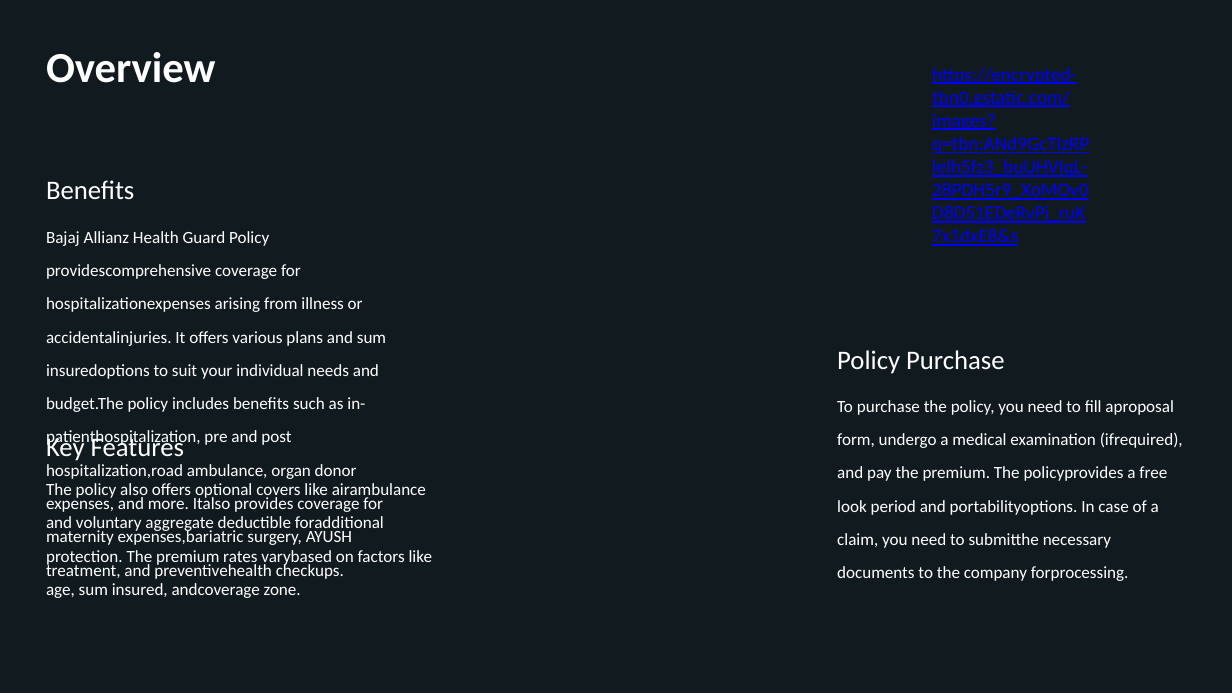
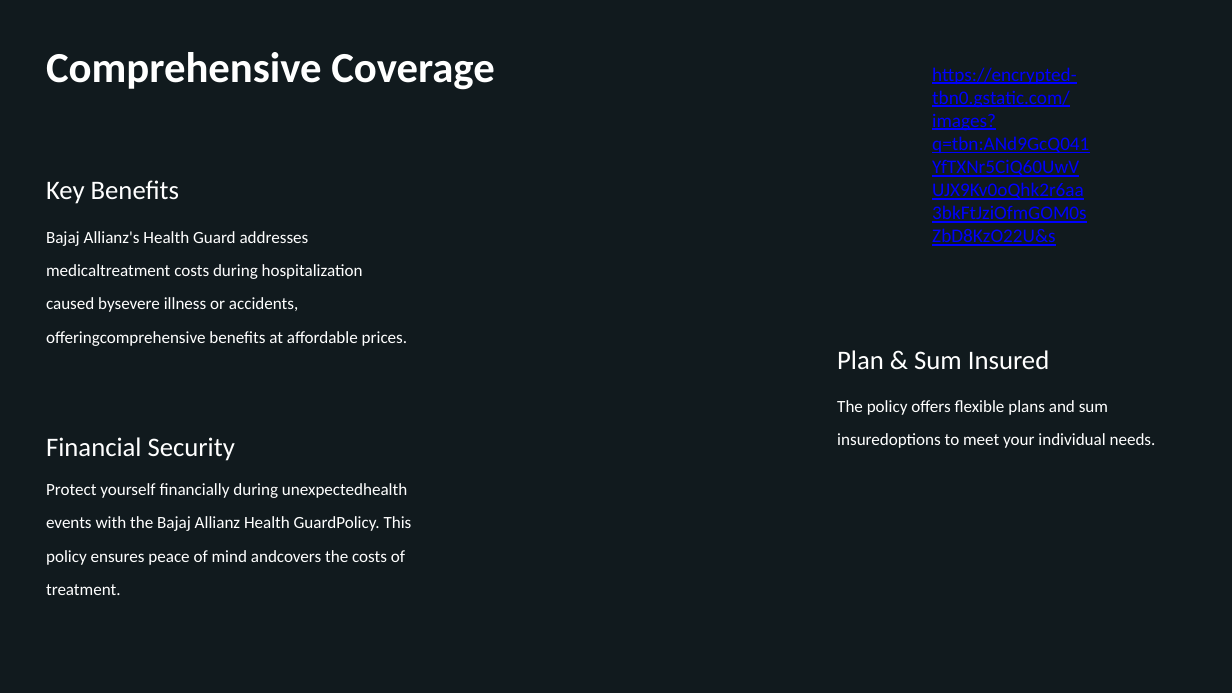
Before and after one commit to KarthikAvinash/Content-ppt-video-generator, a slide deck: slide 2 of updated_presentation.pptx. Drawn at 1232x693 pixels with LibreOffice and Linux fonts; fonts in the diff are those of the drawing; background and template pictures are left out; a plain dark background stands for a picture behind light text. Boxes give left, top, right and bottom in pixels: in the first picture for what was removed or moved away, otherwise in the second. Text is boxed around its words. In the diff, an @@ line names an element or a change of style, - is before the commit and + after.

```diff
--- a/updated_presentation.pptx
+++ b/updated_presentation.pptx
@@ text at (46,52,494,90): text changed @@
-Overview
+Comprehensive Coverage
@@ text at (932,67,1089,246): text changed @@
-https://encrypted-tbn0.gstatic.com/images?q=tbn:ANd9GcTIzRPleIh5fz3_buUHVIqL-28PDH5r9_XoMOv0D8D51EDeRvPi_ruK7x1dxE8&s
+https://encrypted-tbn0.gstatic.com/images?q=tbn:ANd9GcQ041YfTXNr5CiQ60UwVUJX9Kv0oQhk2r6aa3bkFtJziOfmGOM0sZbD8KzO22U&s
@@ text at (46,180,179,204): text changed @@
-Benefits
+Key Benefits
@@ text at (46,231,407,346): text changed @@
-Bajaj Allianz Health Guard Policy providescomprehensive coverage for hospitalizationexpenses arising from illness or accidentalinjuries. It offers various plans and sum insuredoptions to suit your individual needs and budget.The policy includes benefits such as in-patienthospitalization, pre and post hospitalization,road ambulance, organ donor expenses, and more. Italso provides coverage for maternity expenses,bariatric surgery, AYUSH treatment, and preventivehealth checkups.
+Bajaj Allianz's Health Guard addresses medicaltreatment costs during hospitalization caused bysevere illness or accidents, offeringcomprehensive benefits at affordable prices.
@@ text at (837,350,1049,370): text changed @@
-Policy Purchase
+Plan & Sum Insured
@@ text at (837,400,1156,448): text changed @@
-To purchase the policy, you need to fill aproposal form, undergo a medical examination (ifrequired), and pay the premium. The policyprovides a free look period and portabilityoptions. In case of a claim, you need to submitthe necessary documents to the company forprocessing.
+The policy offers flexible plans and sum insuredoptions to meet your individual needs.
@@ text at (46,437,235,461): text changed @@
-Key Features
+Financial Security
@@ text at (46,483,412,595): text changed @@
-The policy also offers optional covers like airambulance and voluntary aggregate deductible foradditional protection. The premium rates varybased on factors like age, sum insured, andcoverage zone.
+Protect yourself financially during unexpectedhealth events with the Bajaj Allianz Health GuardPolicy. This policy ensures peace of mind andcovers the costs of treatment.
```
Also in this commit, not shown: 2 other slides changed, 2 other files.
